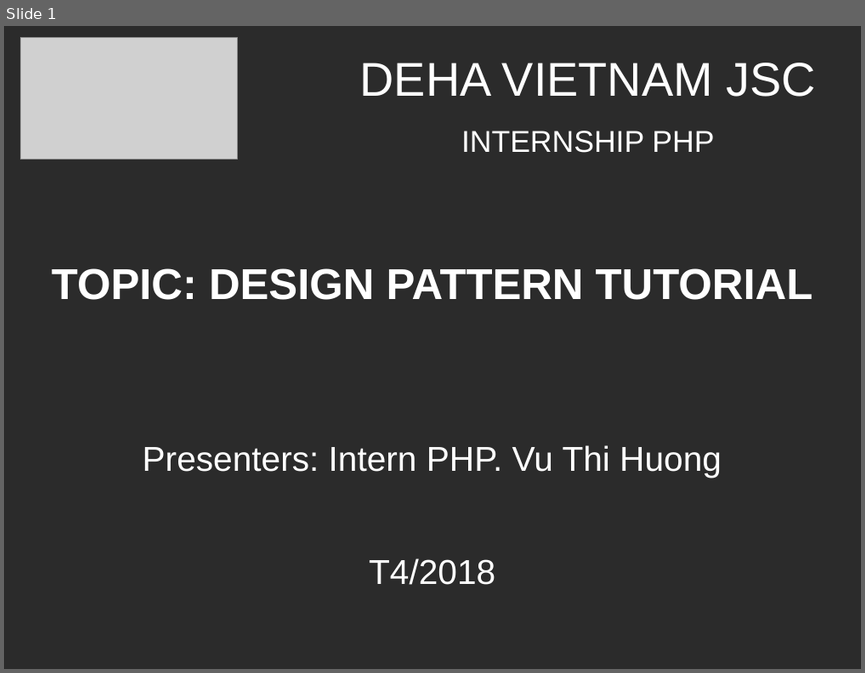
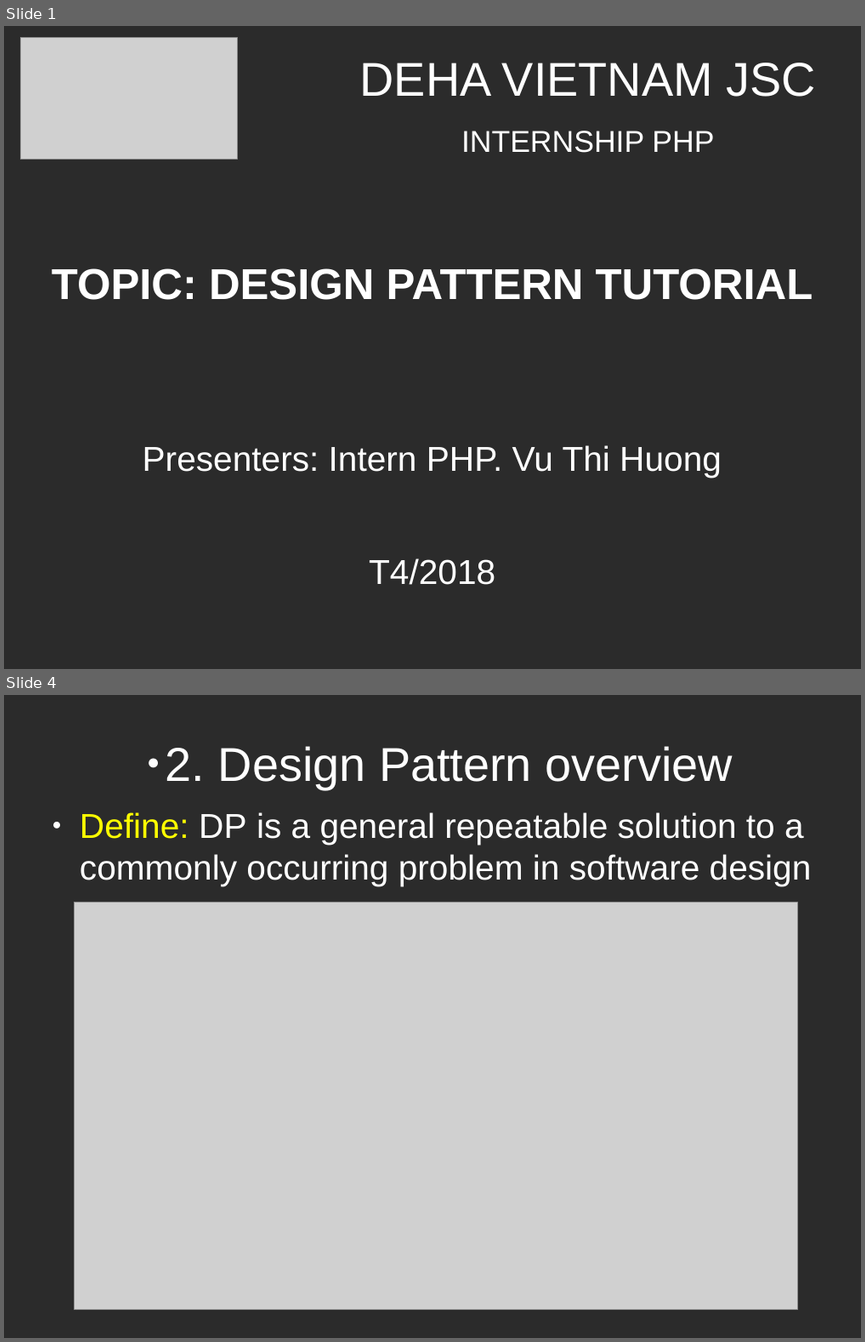
Before and after one commit to huongvt789/design-parttern, a slide deck: design-pattern.odp. Shown one above the other, each under a label of ours: slide 1 before the commit, slides 1 and 4 after it; the slides between them are not shown. The pictures are 865x673 and 865x1342 pixels, drawn with LibreOffice and Linux fonts; fonts in the diff are those of the drawing; grey boxes stand for pictures; background and template pictures are left out; a plain dark background stands for a picture behind light text. Boxes give left, top, right and bottom in pixels: in the first picture for what was removed or moved away, otherwise in the second. Text is boxed around its words. In the diff, an @@ line names an element or a change of style, - is before the commit and + after.

```diff
--- a/design-pattern.odp
+++ b/design-pattern.odp
@@ slide 4 added at (x1=4, y1=695, x2=861, y2=1338), background picture (left out) @@
@@ title added at (x1=166, y1=746, x2=732, y2=789), 44 pt, text #FFFFFF @@
+● 2. Design Pattern overview
@@ text added at (x1=80, y1=812, x2=812, y2=886), 32 pt, text #FFFFFF @@
+● Define: DP is a general repeatable solution to a commonly occurring problem in software design
@@ picture added at (x1=74, y1=902, x2=797, y2=1310) @@
```
Also in this commit, not shown: 4 slides changed, 10 other slides added, 1 other file.
